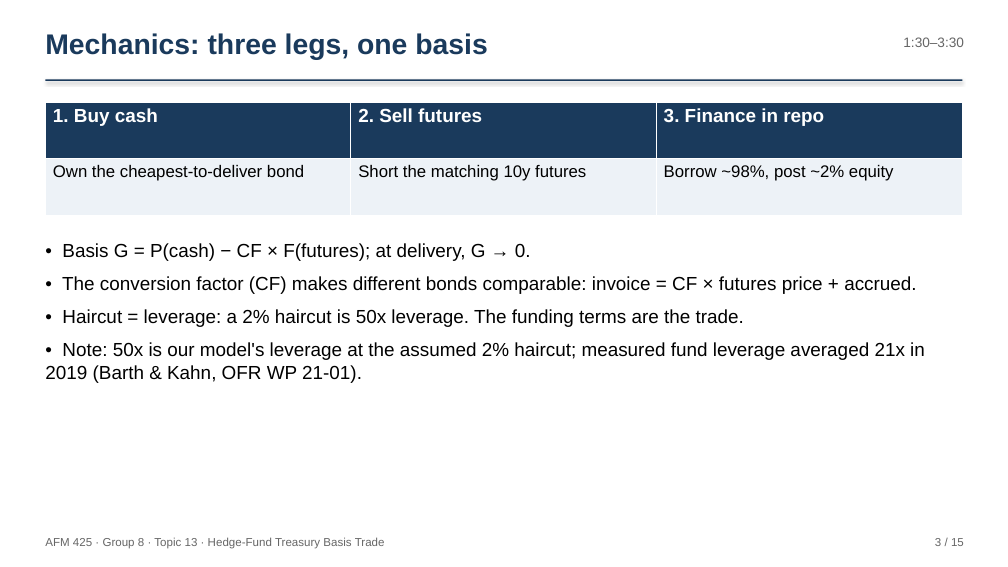
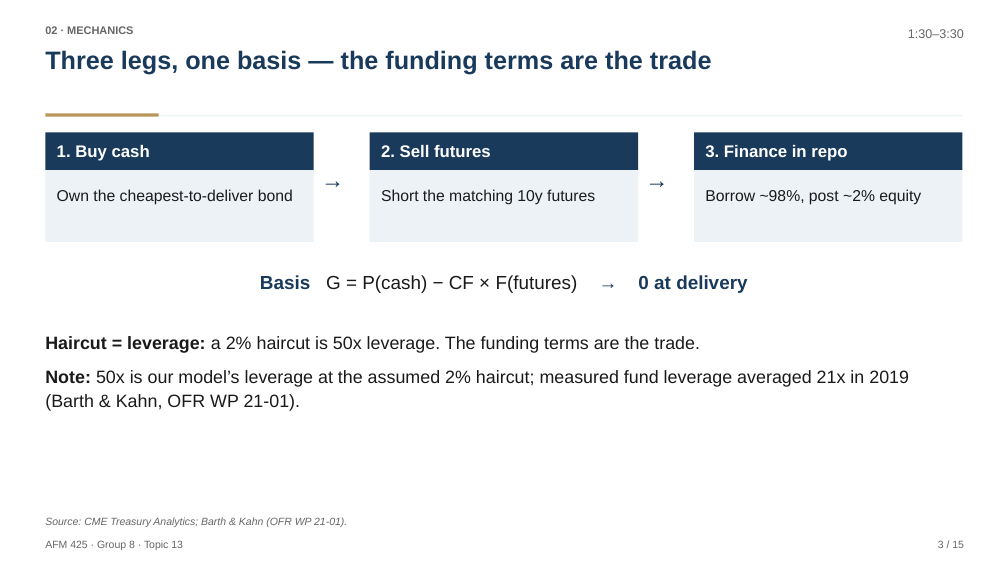
Before and after one commit to faketut/course, a slide deck: slide 3 of afm425/project/presentation/AFM425 Presentation Group 8.pptx. Drawn at 1008x567 pixels with LibreOffice and Linux fonts; fonts in the diff are those of the drawing. Boxes give left, top, right and bottom in pixels: in the first picture for what was removed or moved away, otherwise in the second. Text is boxed around its words. In the diff, an @@ line names an element or a change of style, - is before the commit and + after.

Commit message:
AFM425 Group 8: restyle deck PPTX (McKinsey/IB conventions)
- Action titles (claims with numbers), section kickers, source lines
- Navy cover, KPI band on quant slide, highlighted thesis row in stress table
- Numbered blocks for implications/takeaways. Content unchanged.

```diff
--- a/afm425/project/presentation/AFM425 Presentation Group 8.pptx
+++ b/afm425/project/presentation/AFM425 Presentation Group 8.pptx
@@ text at [45,26,133,34]: text changed; size 27 to 10.5 pt; text colour #1A3A5C to #666666 @@
-Mechanics: three legs, one basis
+02 · MECHANICS
@@ text "1:30–3:30": place and size @@
-text "1:30–3:30" at [903,37,964,47]
+text "1:30–3:30" at [908,29,964,38]
@@ text "1:30–3:30" at [908,29,964,38]: size 13 to 12 pt; line spacing 1 to 1.1; more space between paragraphs @@
@@ text added at [45,50,712,74], 24 pt, text #1A3A5C, bold @@
+Three legs, one basis — the funding terms are the trade
@@ rectangle: place and size @@
-rectangle at [45,79,963,81]
+rectangle at [45,115,963,116]
@@ rectangle at [45,115,963,116]: fill #1A3A5C to #EDF2F7; shadow off @@
@@ table removed at [45,102,963,216], 2 rows, 3 columns @@
-1. Buy cash | 2. Sell futures | 3. Finance in repo
-Own the cheapest-to-deliver bond | Short the matching 10y futures | Borrow ~98%, post ~2% equity
@@ rectangle added at [45,113,159,116], fill #B9975B @@
@@ rectangle added at [45,132,314,170], fill #1A3A5C @@
@@ text added at [57,145,150,161], 16 pt, text #FFFFFF, bold @@
+1. Buy cash
@@ rectangle added at [370,132,638,170], fill #1A3A5C @@
@@ text added at [381,145,491,157], 16 pt, text #FFFFFF, bold @@
+2. Sell futures
@@ rectangle added at [694,132,963,170], fill #1A3A5C @@
@@ text added at [705,145,847,161], 16 pt, text #FFFFFF, bold @@
+3. Finance in repo
@@ rectangle added at [45,170,314,242], fill #EDF2F7 @@
@@ text added at [314,163,352,200], 22 pt, text #1A3A5C, bold @@
+→
@@ rectangle added at [370,170,638,242], fill #EDF2F7 @@
@@ text added at [638,163,676,200], 22 pt, text #1A3A5C, bold @@
+→
@@ rectangle added at [694,170,963,242], fill #EDF2F7 @@
@@ text added at [57,189,293,205], 15 pt, text #1A1A1A @@
+Own the cheapest-to-deliver bond
@@ text added at [381,189,595,205], 15 pt, text #1A1A1A @@
+Short the matching 10y futures
@@ text added at [705,189,921,205], 15 pt, text #1A1A1A @@
+Borrow ~98%, post ~2% equity
@@ text added at [260,275,747,293], 18 pt, text #1A1A1A @@
+Basis G = P(cash) − CF × F(futures) → 0 at delivery
@@ text at [45,336,909,411]: text changed; size 18 to 17 pt; text colour #000000 to #1A1A1A @@
-• Basis G = P(cash) − CF × F(futures); at delivery, G → 0.
-• The conversion factor (CF) makes different bonds comparable: invoice = CF × futures price + accrued.
-• Haircut = leverage: a 2% haircut is 50x leverage. The funding terms are the trade.
-• Note: 50x is our model's leverage at the assumed 2% haircut; measured fund leverage averaged 21x in 2019 (Barth & Kahn, OFR WP 21-01).
+Haircut = leverage: a 2% haircut is 50x leverage. The funding terms are the trade.
+Note: 50x is our model’s leverage at the assumed 2% haircut; measured fund leverage averaged 21x in 2019 (Barth & Kahn, OFR WP 21-01).
@@ text added at [45,517,347,527], 10 pt, text #666666, italic @@
+Source: CME Treasury Analytics; Barth & Kahn (OFR WP 21-01).
@@ text "3 / 15" at [938,540,964,548]: size 11 to 10 pt; line spacing 1 to 1.1; more space between paragraphs @@
@@ text at [45,540,183,550]: text changed; size 11 to 10 pt @@
-AFM 425 · Group 8 · Topic 13 · Hedge-Fund Treasury Basis Trade
+AFM 425 · Group 8 · Topic 13
```
Also in this commit, not shown: 14 other slides changed.
